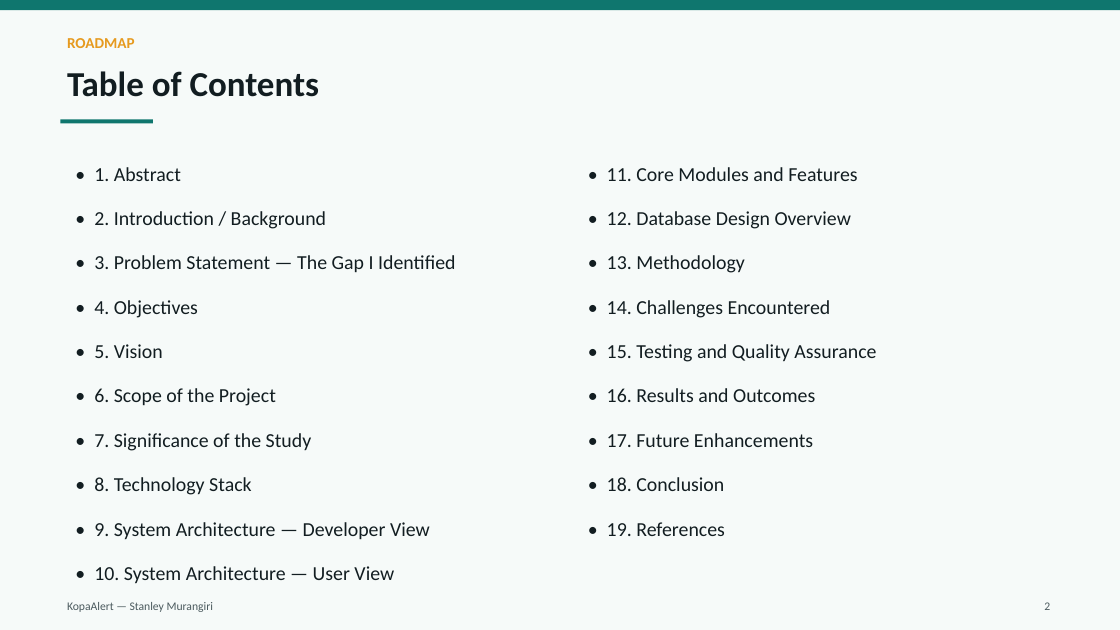
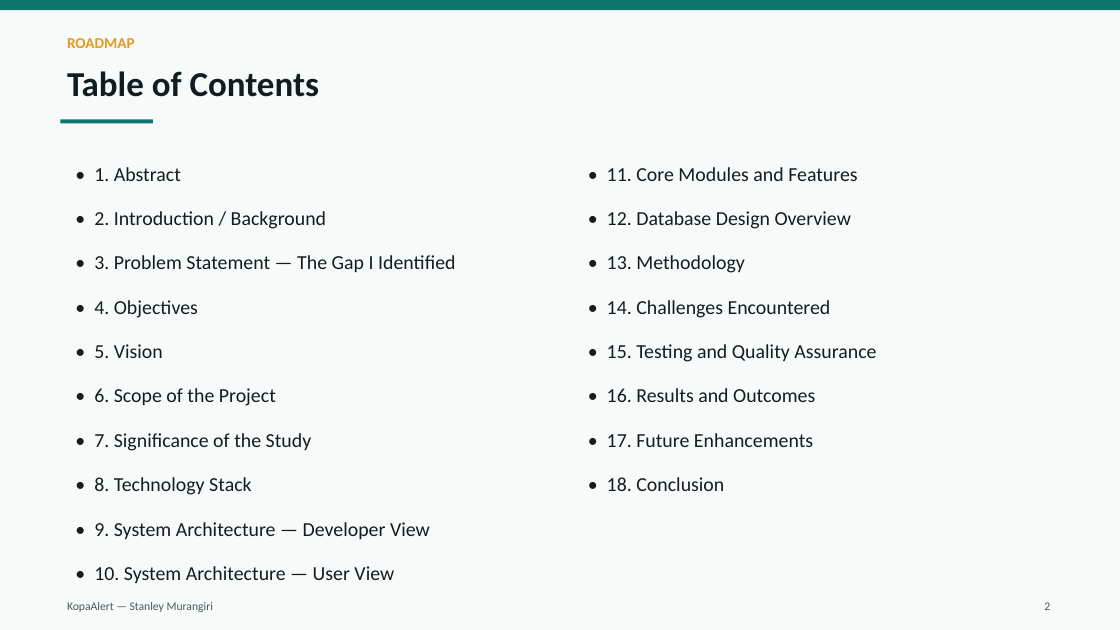
Before and after one commit to stanleymurangiri2/kopa-alert, a slide deck: slide 2 of docs/KopaAlert-Project-Documentation.pptx. Drawn at 1120x630 pixels with LibreOffice and Linux fonts; fonts in the diff are those of the drawing. Boxes give left, top, right and bottom in pixels: in the first picture for what was removed or moved away, otherwise in the second. Text is boxed around its words. In the diff, an @@ line names an element or a change of style, - is before the commit and + after.

```diff
--- a/docs/KopaAlert-Project-Documentation.pptx
+++ b/docs/KopaAlert-Project-Documentation.pptx
@@ text at (607,522,725,536): paragraph removed @@
-• 19. References
```
